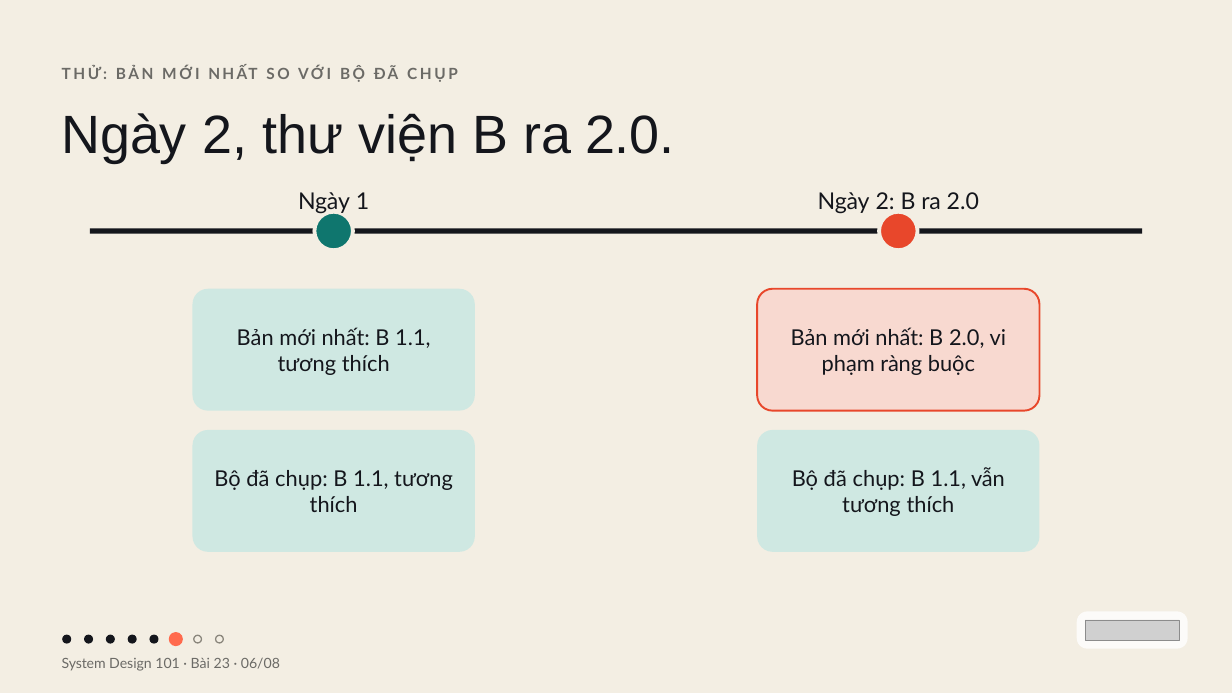
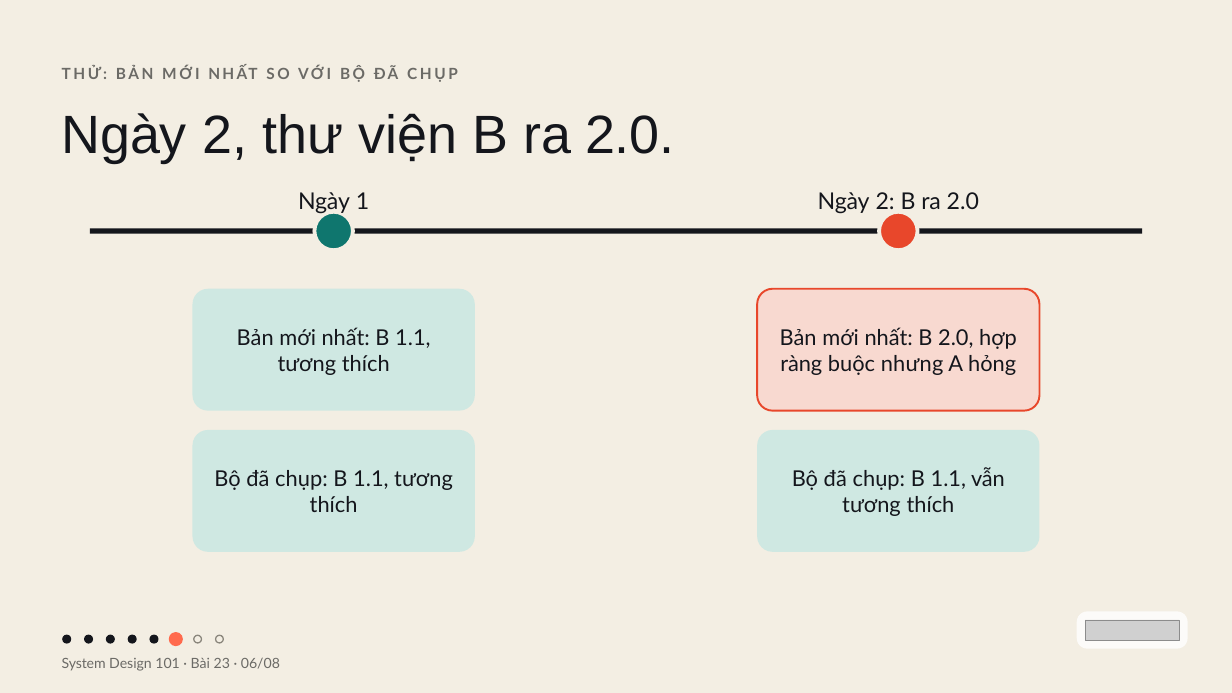
Before and after one commit to vohoailinh90/tool-marketing-studio, a slide deck: slide 6 of system-design-101/vi/lessons/sd-11-023/slides/sd-11-023.pptx. Drawn at 1232x693 pixels with LibreOffice and Linux fonts; fonts in the diff are those of the drawing; grey boxes stand for pictures. Boxes give left, top, right and bottom in pixels: in the first picture for what was removed or moved away, otherwise in the second. Text is boxed around its words. In the diff, an @@ line names an element or a change of style, - is before the commit and + after.

```diff
--- a/system-design-101/vi/lessons/sd-11-023/slides/sd-11-023.pptx
+++ b/system-design-101/vi/lessons/sd-11-023/slides/sd-11-023.pptx
@@ text at (780, 327, 1017, 375): text changed @@
-Bản mới nhất: B 2.0, vi phạm ràng buộc
+Bản mới nhất: B 2.0, hợp ràng buộc nhưng A hỏng
```
Also in this commit, not shown: 1 other slide changed, 14 other files.
